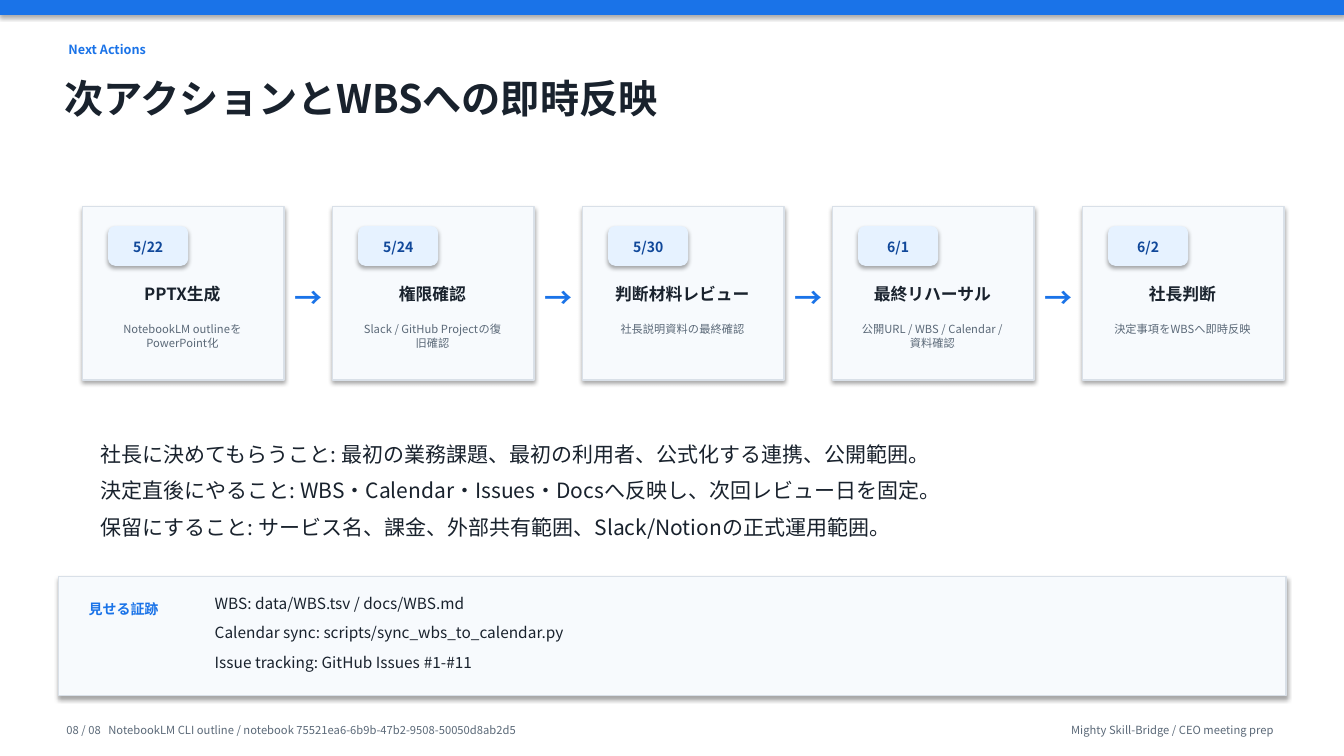
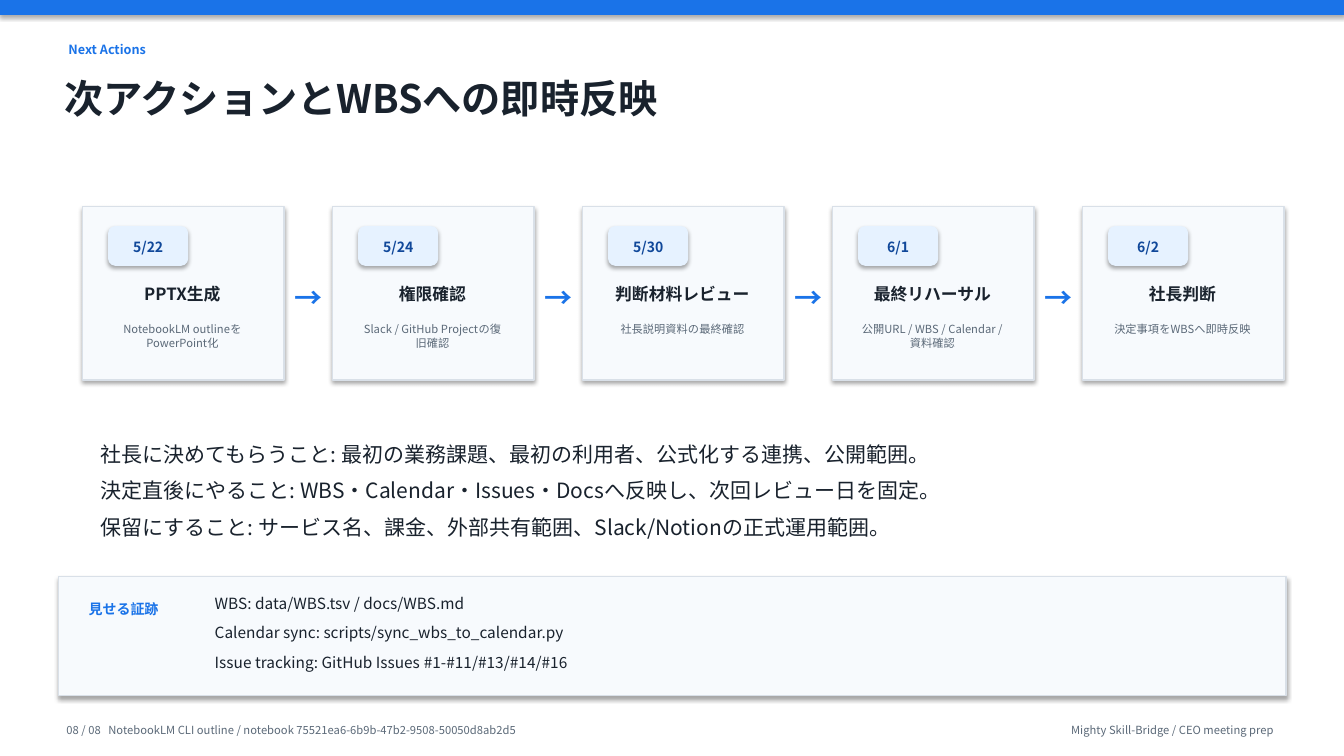
Before and after one commit to kanta13jp1/mighty-link-ai-connect, a slide deck: slide 8 of exports/knowledge_flow/mighty_skill_bridge_ceo_presentation_2026-06-02.pptx. Drawn at 1344x756 pixels with LibreOffice and Linux fonts; fonts in the diff are those of the drawing. Boxes give left, top, right and bottom in pixels: in the first picture for what was removed or moved away, otherwise in the second. Text is boxed around its words. In the diff, an @@ line names an element or a change of style, - is before the commit and + after.

```diff
--- a/exports/knowledge_flow/mighty_skill_bridge_ceo_presentation_2026-06-02.pptx
+++ b/exports/knowledge_flow/mighty_skill_bridge_ceo_presentation_2026-06-02.pptx
@@ text at (x1=215, y1=655, x2=568, y2=672): text changed @@
-Issue tracking: GitHub Issues #1-#11
+Issue tracking: GitHub Issues #1-#11/#13/#14/#16
```
Also in this commit, not shown: 4 other slides changed, 42 other files.
